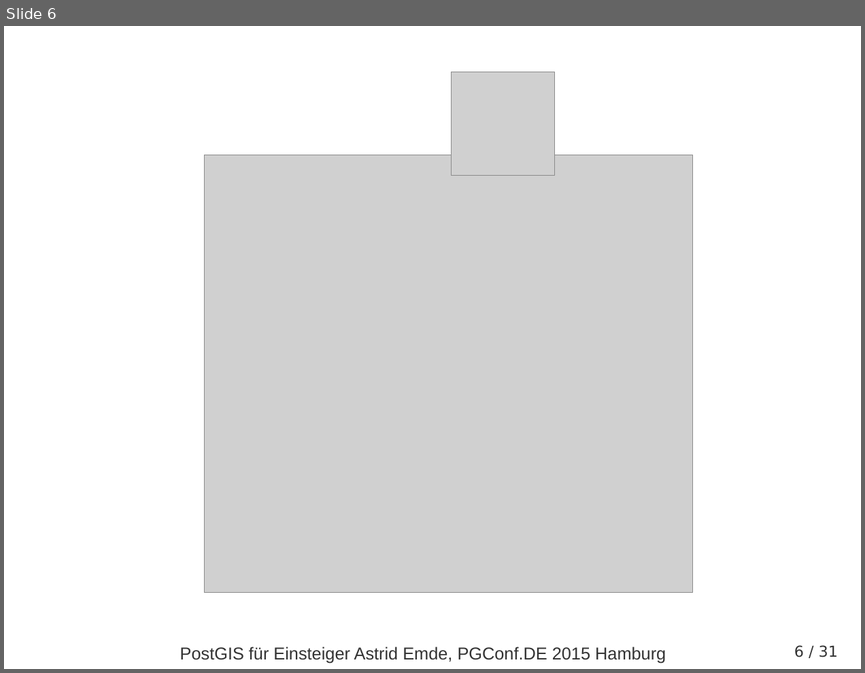
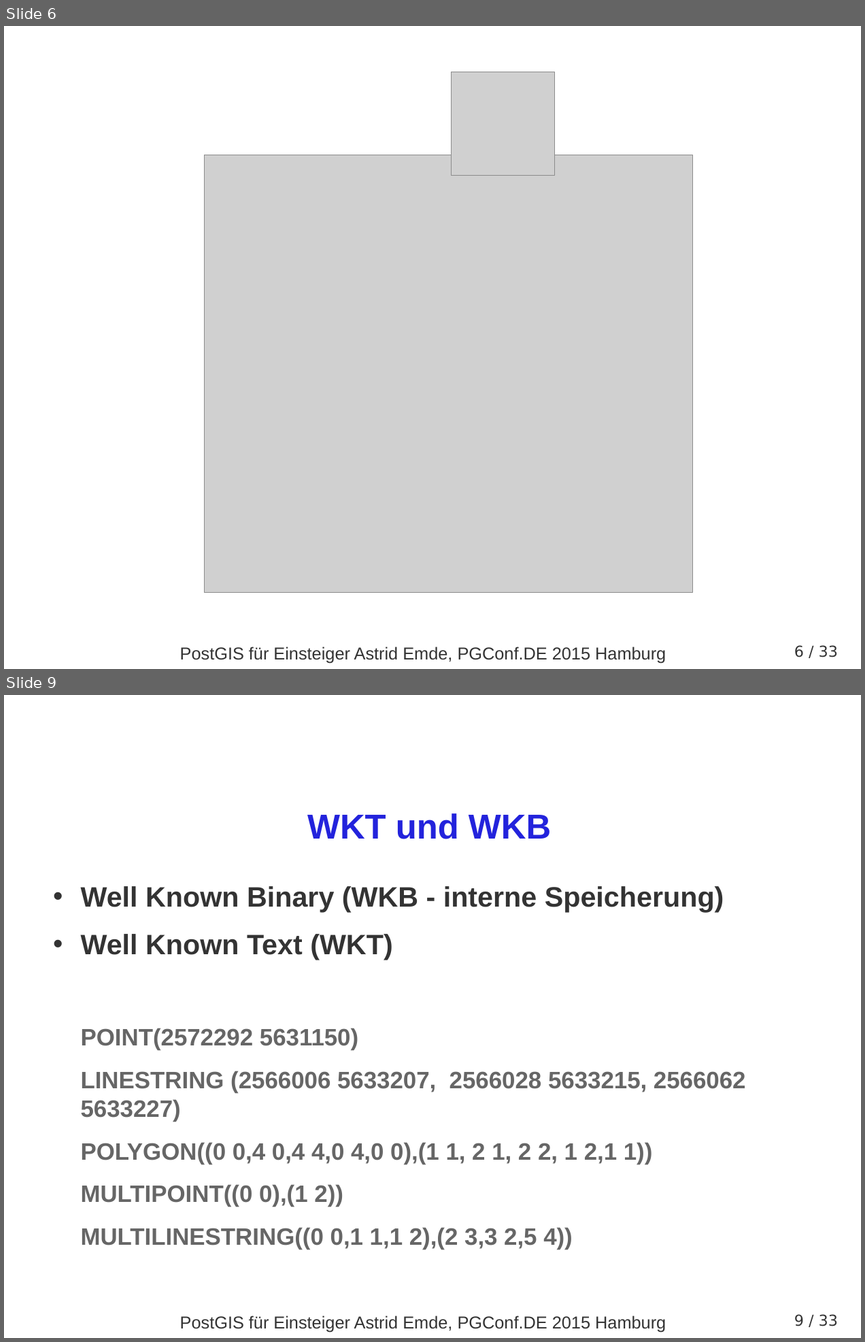
Before and after one commit to astroidex/presentations, a slide deck: PGConf.DE2015/PGCONFDE_2015_PostGIS_fuer_Einsteiger_AEmde.odp. Shown one above the other, each under a label of ours: slide 6 before the commit, slides 6 and 9 after it; the slides between them are not shown. The pictures are 865x673 and 865x1342 pixels, drawn with LibreOffice and Linux fonts; fonts in the diff are those of the drawing; grey boxes stand for pictures; background and template pictures are left out. Boxes give left, top, right and bottom in pixels: in the first picture for what was removed or moved away, otherwise in the second. Text is boxed around its words. In the diff, an @@ line names an element or a change of style, - is before the commit and + after.

```diff
--- a/PGConf.DE2015/PGCONFDE_2015_PostGIS_fuer_Einsteiger_AEmde.odp
+++ b/PGConf.DE2015/PGCONFDE_2015_PostGIS_fuer_Einsteiger_AEmde.odp
@@ slide 9 added at box(4, 695, 861, 1338), background #FFFFFF; not listed: 3 template elements that a slide beside it also shows @@
@@ title added at box(307, 813, 551, 839), 32 pt, text #2323DC, bold @@
+WKT und WKB
@@ text added at box(81, 886, 746, 1249), 22 pt, text #666666, bold @@
+• Well Known Binary (WKB - interne Speicherung)
+• Well Known Text (WKT)
+POINT(2572292 5631150)
+LINESTRING (2566006 5633207, 2566028 5633215, 2566062 5633227)
+POLYGON((0 0,4 0,4 4,0 4,0 0),(1 1, 2 1, 2 2, 1 2,1 1))
+MULTIPOINT((0 0),(1 2))
+MULTILINESTRING((0 0,1 1,1 2),(2 3,3 2,5 4))
@@ page number at box(794, 645, 836, 657): text changed @@
-6 / 31
+6 / 33
@@ page number at box(819, 645, 838, 657): text changed @@
-6 / 31
+6 / 33
```
Also in this commit, not shown: 8 slides changed, 2 other slides added, 1 slide removed, 3 other files.
